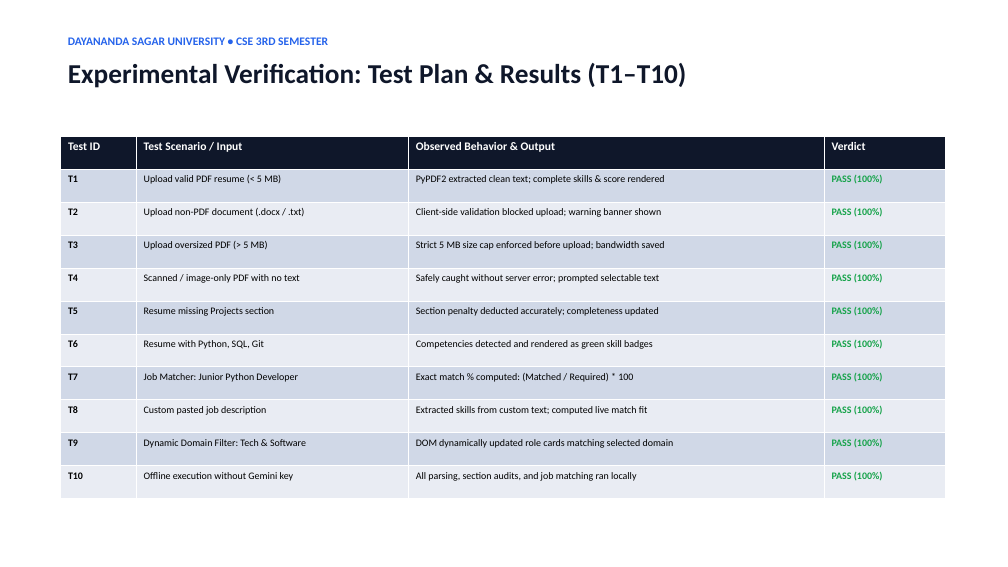
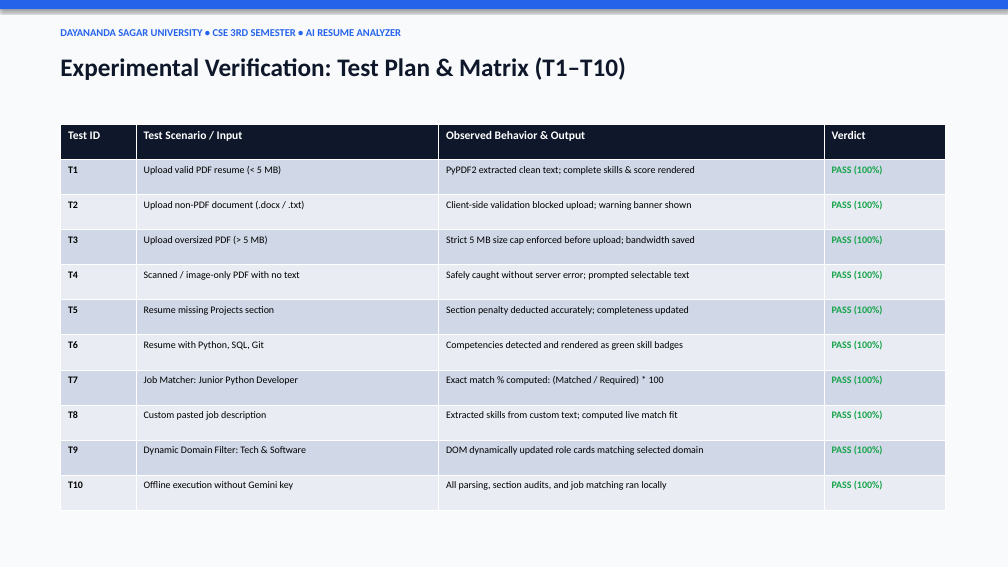
Before and after one commit to geetesh525-glitch/campus-ai-project-assistant, a slide deck: slide 8 of resume_analyzer_project/AI_Resume_Analyzer_Presentation.pptx. Drawn at 1008x567 pixels with LibreOffice and Linux fonts; fonts in the diff are those of the drawing. Boxes give left, top, right and bottom in pixels: in the first picture for what was removed or moved away, otherwise in the second. Text is boxed around its words. In the diff, an @@ line names an element or a change of style, - is before the commit and + after.

```diff
--- a/resume_analyzer_project/AI_Resume_Analyzer_Presentation.pptx
+++ b/resume_analyzer_project/AI_Resume_Analyzer_Presentation.pptx
@@ rectangle added at box(0, 0, 1008, 567), fill #F8FAFC @@
@@ rectangle added at box(0, 0, 1008, 9), fill #2563EB @@
@@ text at box(60, 29, 401, 36): text changed; size 11 to 10 pt @@
-DAYANANDA SAGAR UNIVERSITY • CSE 3RD SEMESTER
+DAYANANDA SAGAR UNIVERSITY • CSE 3RD SEMESTER • AI RESUME ANALYZER
@@ text at box(60, 57, 626, 80): text changed; size 26 to 24 pt @@
-Experimental Verification: Test Plan & Results (T1–T10)
+Experimental Verification: Test Plan & Matrix (T1–T10)
@@ table: place and size @@
-table at box(60, 136, 945, 499)
+table at box(60, 125, 945, 510)
```
Also in this commit, not shown: 9 other slides changed, 9 other files.
